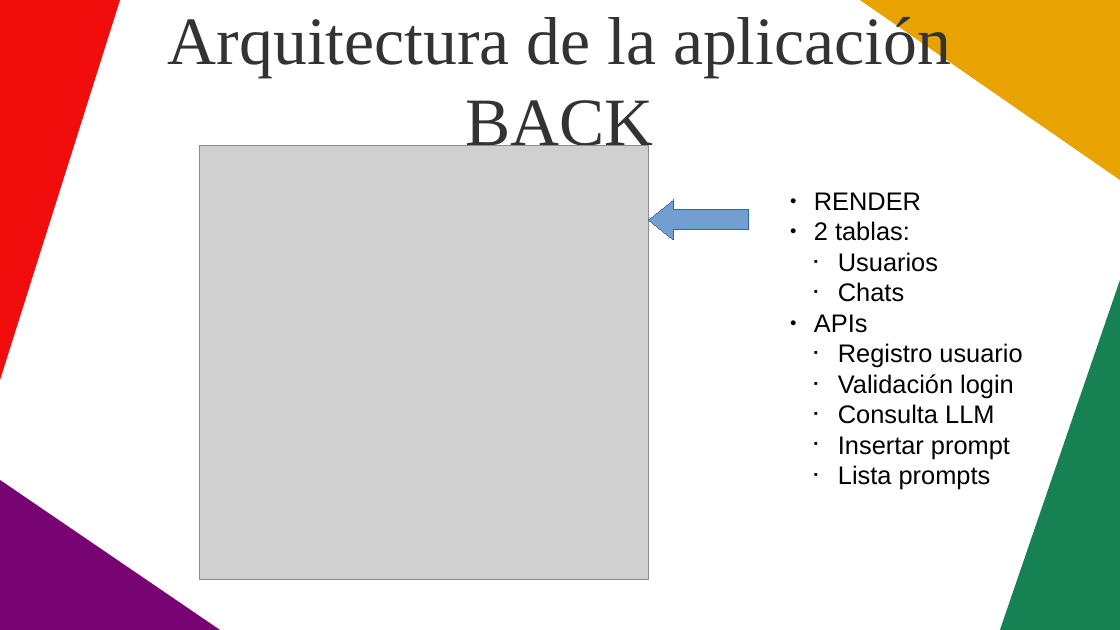
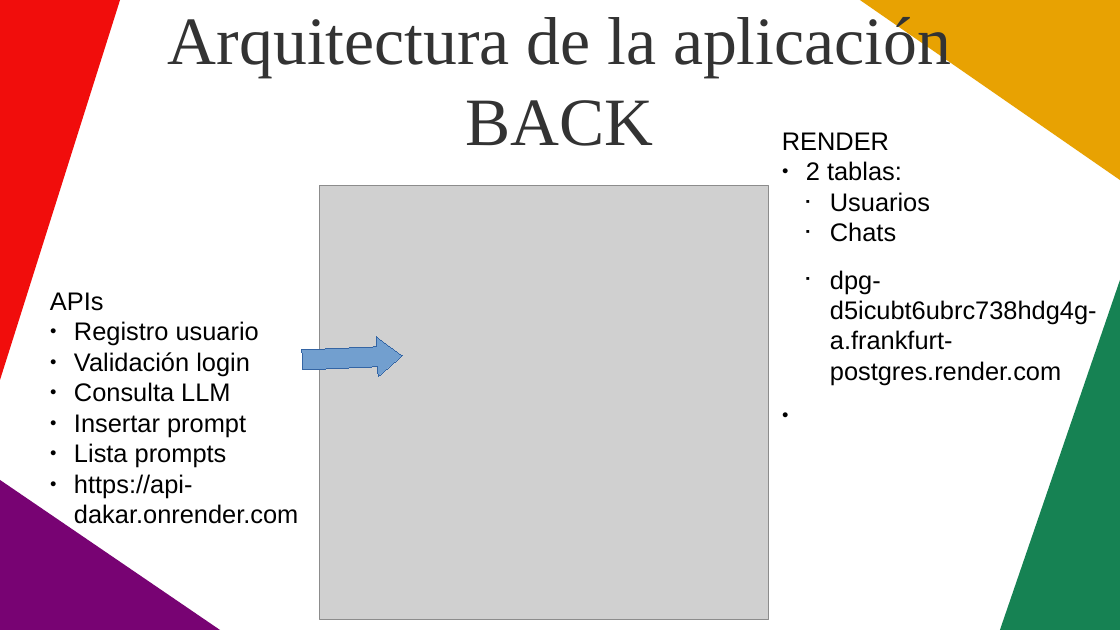
Before and after one commit to jonkar-diazperez/DAKAR-KB, a slide deck: slide 4 of app dakar.odp. Drawn at 1120x630 pixels with LibreOffice and Linux fonts; fonts in the diff are those of the drawing; grey boxes stand for pictures. Boxes give left, top, right and bottom in pixels: in the first picture for what was removed or moved away, otherwise in the second. Text is boxed around its words. In the diff, an @@ line names an element or a change of style, - is before the commit and + after.

```diff
--- a/app dakar.odp
+++ b/app dakar.odp
@@ text "RENDER": place and size @@
-text "RENDER" at bbox=[814, 192, 1022, 490]
+text "RENDER" at bbox=[782, 132, 1097, 385]
@@ text at bbox=[782, 132, 889, 150]: bullet ● to none @@
@@ picture: place and size @@
-picture at bbox=[200, 145, 649, 580]
+picture at bbox=[320, 186, 769, 621]
@@ text added at bbox=[50, 292, 298, 524], 18 pt, text #000000 @@
+APIs
+● Registro usuario
+● Validación login
+● Consulta LLM
+● Insertar prompt
+● Lista prompts
+● https://api-dakar.onrender.com
@@ text at bbox=[830, 270, 1097, 385]: text changed @@
-● APIs
-  ▪ Registro usuario
-  ▪ Validación login
-  ▪ Consulta LLM
-  ▪ Insertar prompt
-  ▪ Lista prompts
+  ▪ dpg-d5icubt6ubrc738hdg4g-a.frankfurt-postgres.render.com
@@ left arrow at bbox=[302, 336, 403, 380]: rotation 0 to 177 degrees @@
```
Also in this commit, not shown: 2 other slides changed.
